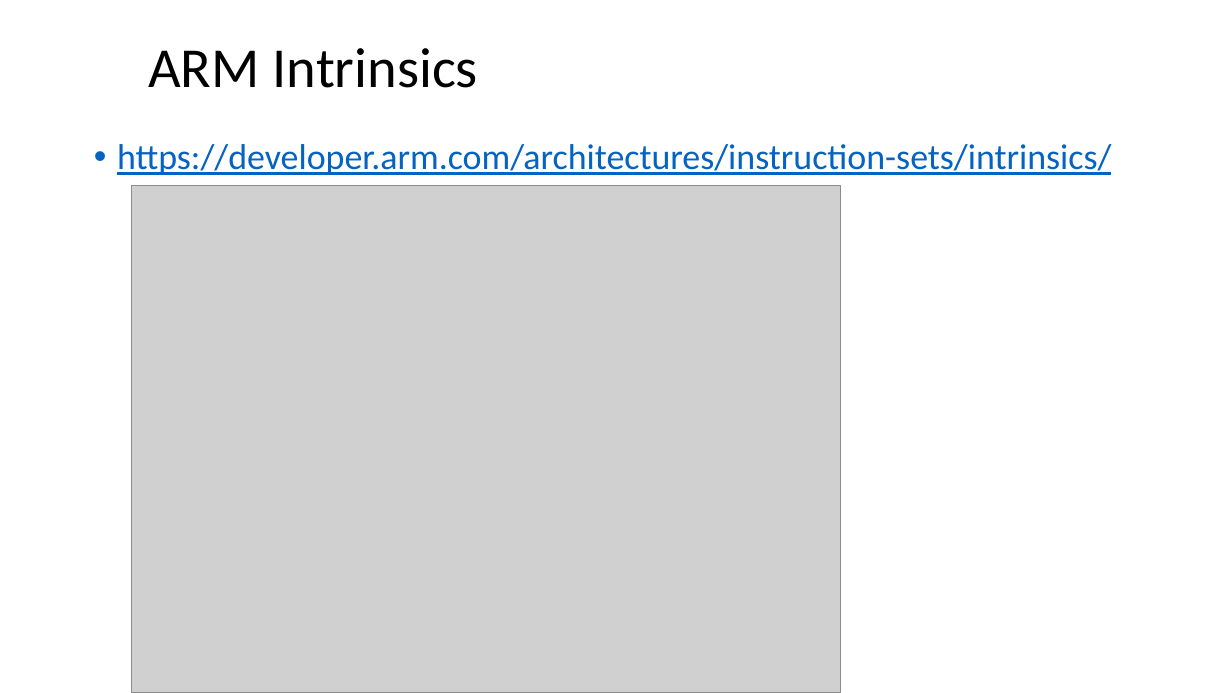
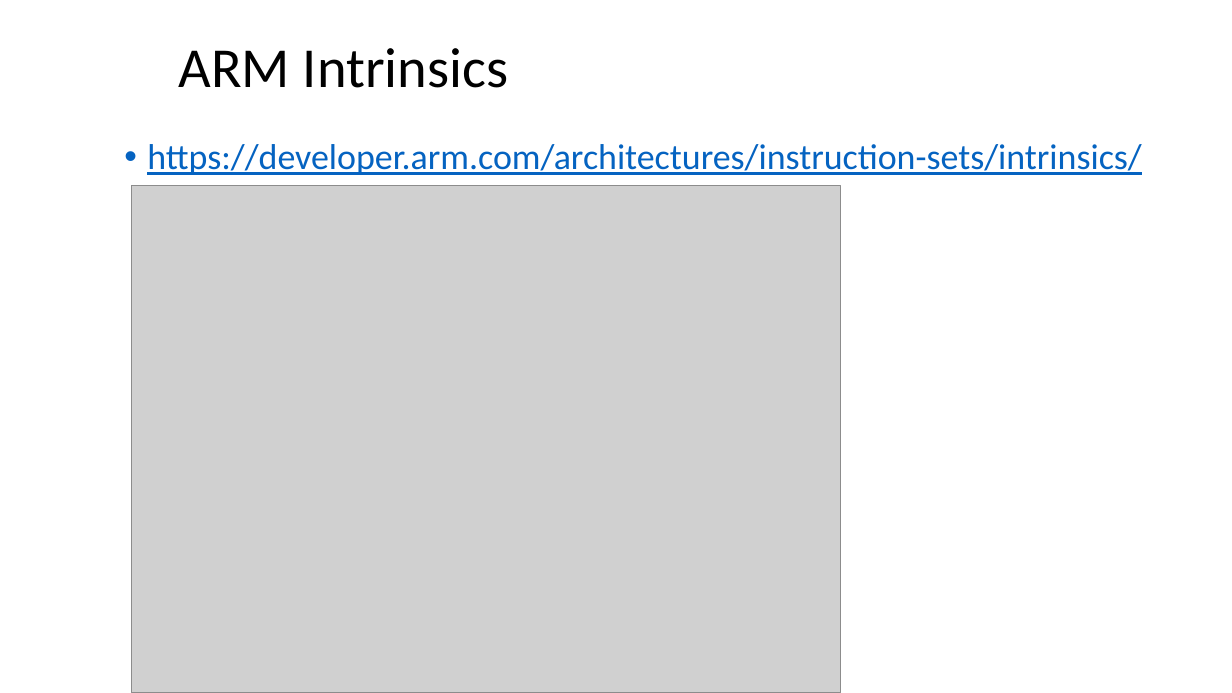
Before and after one commit to ShiqiYu/CPP, a slide deck: slide 10 of week08/Lab08.pptx. Drawn at 1232x693 pixels with LibreOffice and Linux fonts; fonts in the diff are those of the drawing; grey boxes stand for pictures; background and template pictures are left out. Boxes give left, top, right and bottom in pixels: in the first picture for what was removed or moved away, otherwise in the second. Text is boxed around its words. In the diff, an @@ line names an element or a change of style, - is before the commit and + after.

```diff
--- a/week08/Lab08.pptx
+++ b/week08/Lab08.pptx
@@ title "ARM Intrinsics": place and size @@
-title "ARM Intrinsics" at box(148, 48, 478, 88)
+title "ARM Intrinsics" at box(179, 48, 508, 88)
@@ text "https://developer.arm.com/architectures/instruction-sets/int ...": place and size @@
-text "https://developer.arm.com/architectures/instruction-sets/int ..." at box(117, 144, 1111, 175)
+text "https://developer.arm.com/architectures/instruction-sets/int ..." at box(147, 144, 1141, 175)
```
Also in this commit, not shown: 12 other slides changed, 11 slides added, 1 other file.
